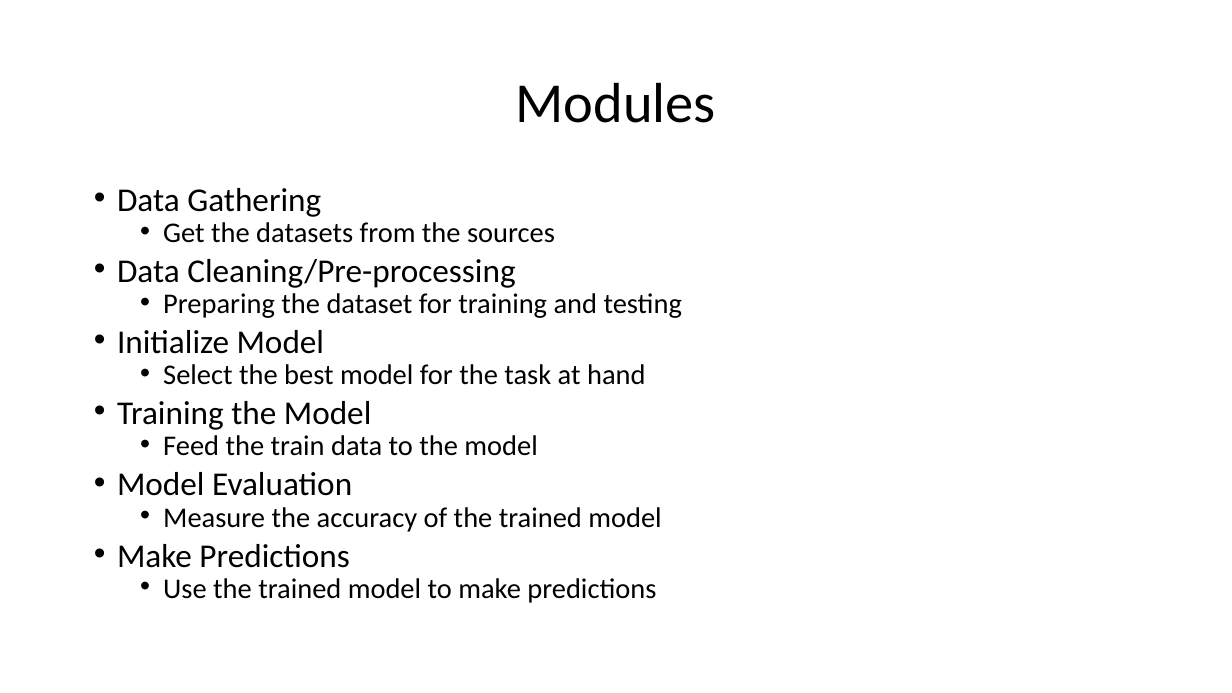
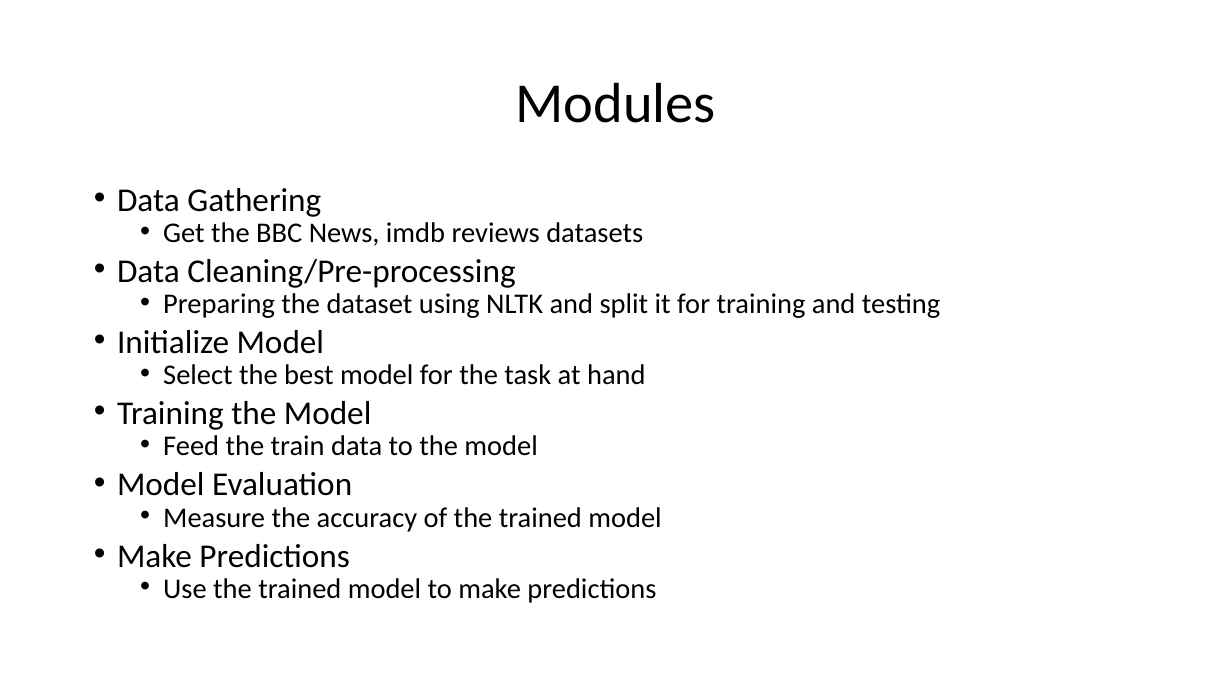
Before and after one commit to HarshaKy/text-classifier, a slide deck: slide 10 of docs/Presentation.pptx (slide 5 before the commit). Drawn at 1232x693 pixels with LibreOffice and Linux fonts; fonts in the diff are those of the drawing. Boxes give left, top, right and bottom in pixels: in the first picture for what was removed or moved away, otherwise in the second. Text is boxed around its words. In the diff, an @@ line names an element or a change of style, - is before the commit and + after.

```diff
--- a/docs/Presentation.pptx
+++ b/docs/Presentation.pptx
@@ text at (x1=163, y1=222, x2=643, y2=246): text changed @@
-  • Get the datasets from the sources
+  • Get the BBC News, imdb reviews datasets
@@ text at (x1=163, y1=293, x2=940, y2=318): text changed @@
-  • Preparing the dataset for training and testing
+  • Preparing the dataset using NLTK and split it for training and testing
```
Also in this commit, not shown: 4 other slides changed, 5 slides added.
